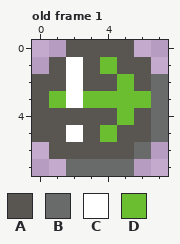
A pixel-art file gets an edit: infoicons.aseprite. The picture above was drawn from the file before the commit.
8x8 pixels, 1 frame. Shown: old frame 1.
Palette (. is transparent): A #595652  B #696a6a  C #ffffff  D #6abe30
Pixels before, old frame 1, first column x 0:
0 ..AAAA..
1 .ACADAA.
2 AACAADAB
3 ADCDDDDB
4 AAAAADAB
5 AACADAAB
6 .AAAAAB.
7 ..BBBB..
Once edited:
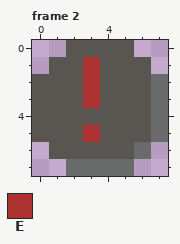
Colours new in this view: E #ac3232
A new or re-ordered frame is compared with the old frame closest to it.
Difference:
frames 1 -> 2
Frame 2 is new; against old frame 1:
y 1: x 2..4 CAD -> AEA
y 2: x 2..3 CA -> AE; x 5 D -> A
y 3: x 1..6 DCDDDD -> AAEAAA
y 4: x 5 D -> A
y 5: x 2..4 CAD -> AEA
